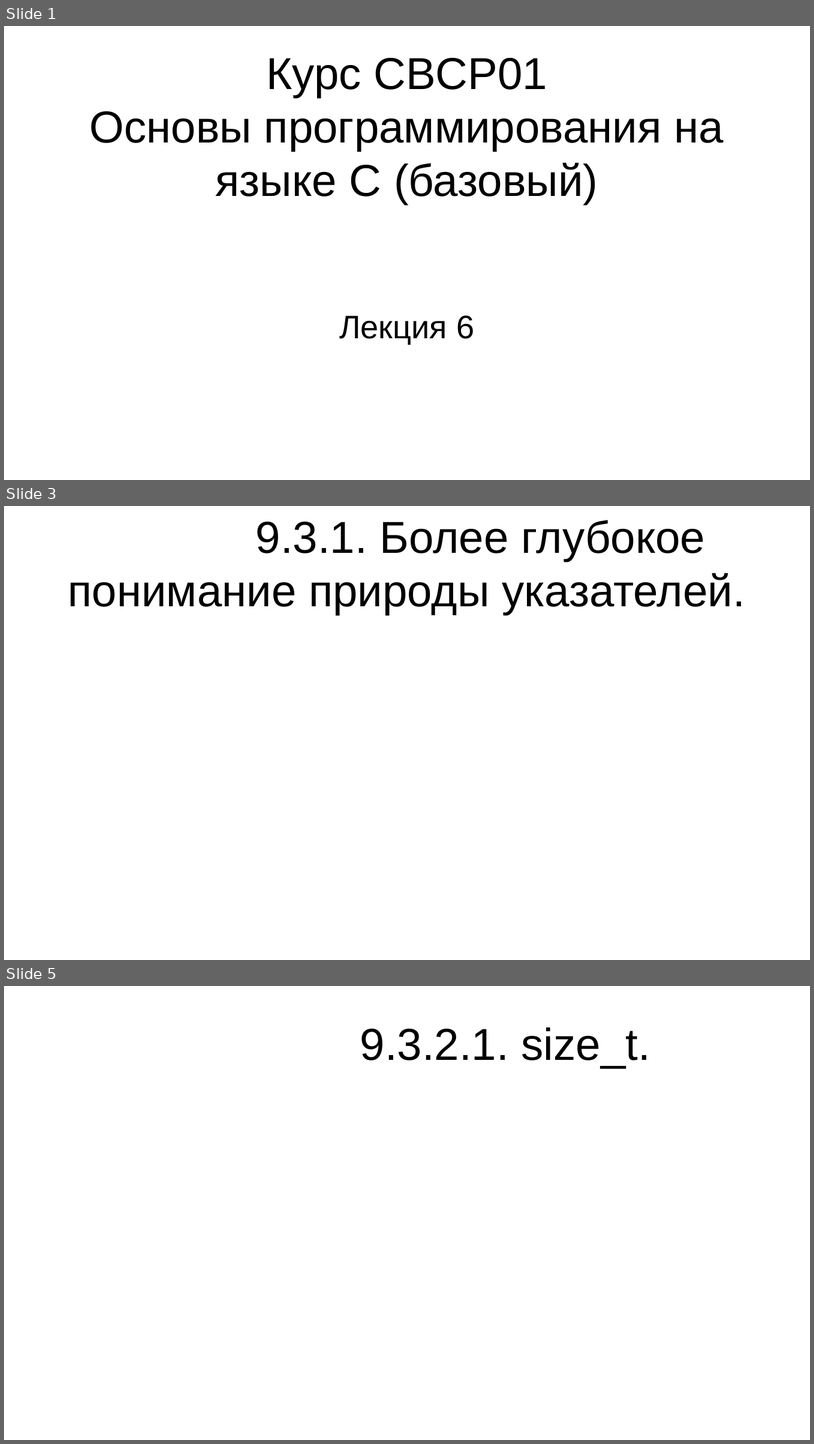
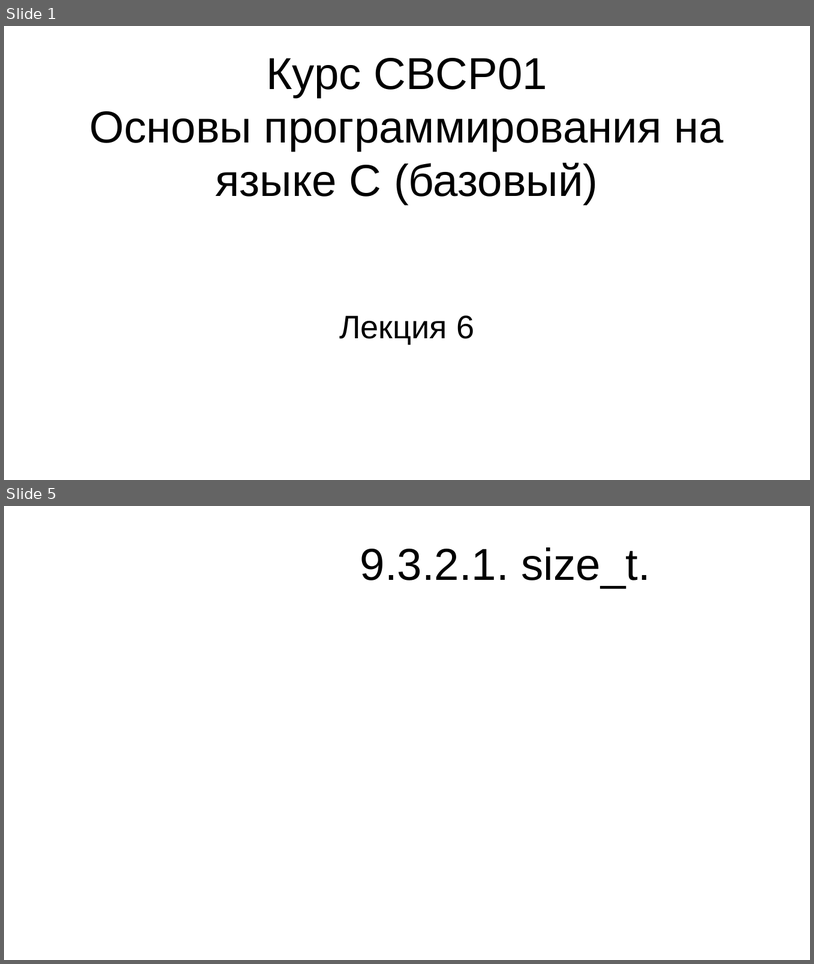
Before and after one commit to steelcraft/stud-lab, a slide deck: Лекции/CBCP01#L6.odp. Shown one above the other, each under a label of ours: slides 1, 3 and 5 before the commit, slides 1 and 5 after it; the slides between them are not shown. The pictures are 814x1444 and 814x964 pixels, drawn with LibreOffice and Linux fonts; fonts in the diff are those of the drawing. Boxes give left, top, right and bottom in pixels: in the first picture for what was removed or moved away, otherwise in the second. Text is boxed around its words. In the diff, an @@ line names an element or a change of style, - is before the commit and + after.

```diff
--- a/Лекции/CBCP01#L6.odp
+++ b/Лекции/CBCP01#L6.odp
@@ slide 3 removed at [4, 506, 810, 960], background #FFFFFF @@
@@ title removed at [68, 520, 745, 615] @@
-9.3.1. Более глубокое понимание природы указателей.
```
Also in this commit, not shown: 1 slide changed, 2 slides added, 1 other slide removed.
